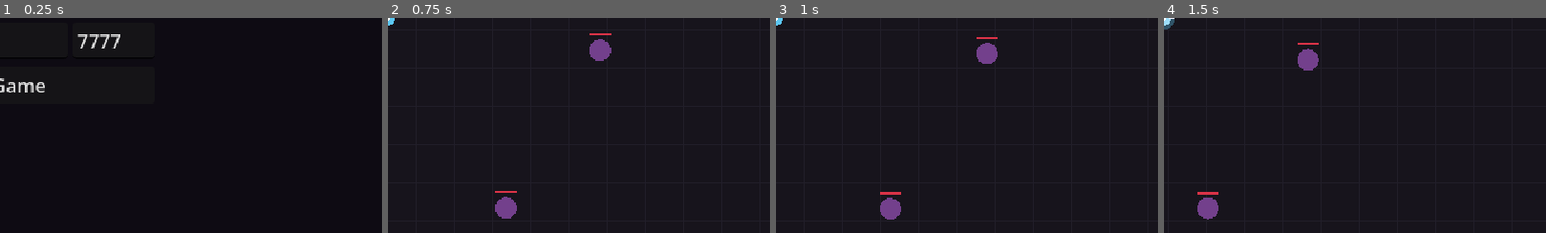
Above: before the commit, frames 1-4 (left to right).
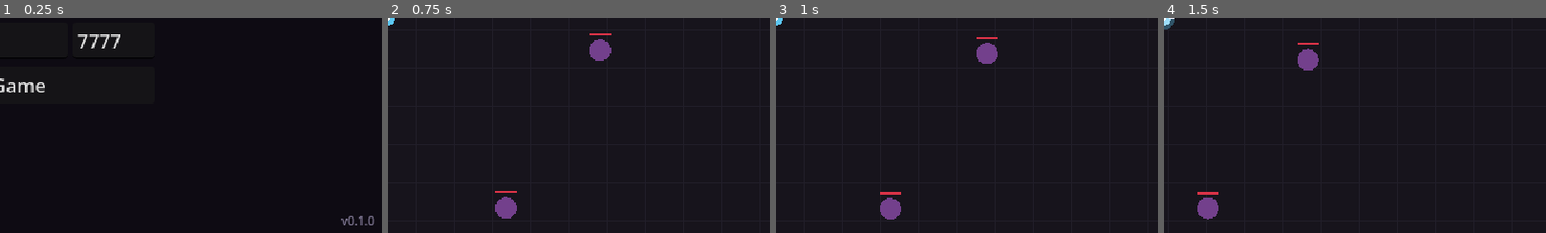
Above: after the commit, the same moments.

Repository: Tristan2828/GameTest
Game: Godot game, scene res://src/main/main.tscn
The game is run twice, just before and just after one commit, with the same random seed, the same clock (stepped at 60 frames per second) and the same inputs.
Inputs (mouse positions are % of the whole screen's width and height, from its top left):
- Up to frame 1 (0.25 s): no input
- Up to frame 2 (0.75 s): click "Play Solo" at 0.5 s
- Up to frame 3 (1 s): no input
- Up to frame 4 (1.5 s): tap Enter at 1.25 s; move the mouse to (72, 45) at 1.27 s; hold D (move_right) from 1.28 s (still down); tap Space (dash) at 1.35 s; click (72, 45) at 1.42 s
The pictures show only the part of the screen within x 50-100%, y 50-100%; the shares and areas given below are measured in that part.

The runs differ from the first frame. In frame 1, 0.2% of the frame differs, in the area x 89-98%, y 92-97%; in frame 2, nothing differs; in frame 3, nothing differs; in frame 4, nothing differs.

Commit message:
Add Windows export: preset, build script, version in menu
- export_presets.cfg (now tracked): one exe with the game data embedded; GUT, tests and tools excluded
- tools/build.ps1 builds builds/windows/GameTest.exe plus a zip to send to friends
- config/version 0.1.0, shown in the main menu so testers can confirm they have the same build

Co-Authored-By: Claude Opus 5.5 <noreply@anthropic.com>

Diff:
--- a/project.godot
+++ b/project.godot
@@ -11,6 +11,7 @@
 [application]
 
 config/name="GameTest"
+config/version="0.1.0"
 run/main_scene="res://src/main/main.tscn"
 config/features=PackedStringArray("4.7", "Forward Plus")
 config/icon="res://icon.svg"
--- a/src/ui/main_menu.gd
+++ b/src/ui/main_menu.gd
@@ -12,10 +12,12 @@
 @onready var _address_edit: LineEdit = %AddressEdit
 @onready var _port_edit: LineEdit = %PortEdit
 @onready var _status_label: Label = %StatusLabel
+@onready var _version_label: Label = %VersionLabel
 
 
 func _ready() -> void:
 	_port_edit.text = str(Net.DEFAULT_PORT)
+	_version_label.text = "v%s" % ProjectSettings.get_setting("application/config/version", "dev")
 	_solo_button.pressed.connect(func() -> void: solo_requested.emit())
 	_host_button.pressed.connect(func() -> void: host_requested.emit(_port()))
 	_join_button.pressed.connect(_on_join_pressed)
--- a/src/ui/main_menu.tscn
+++ b/src/ui/main_menu.tscn
@@ -70,3 +70,20 @@
 theme_override_colors/font_color = Color(0.95, 0.75, 0.55, 1)
 horizontal_alignment = 1
 autowrap_mode = 3
+
+[node name="VersionLabel" type="Label" parent="."]
+unique_name_in_owner = true
+anchors_preset = 3
+anchor_left = 1.0
+anchor_top = 1.0
+anchor_right = 1.0
+anchor_bottom = 1.0
+offset_left = -120.0
+offset_top = -18.0
+offset_right = -6.0
+offset_bottom = -4.0
+grow_horizontal = 0
+grow_vertical = 0
+theme_override_colors/font_color = Color(0.5, 0.47, 0.58, 1)
+theme_override_font_sizes/font_size = 10
+horizontal_alignment = 2
Not shown, added: export_presets.cfg
Not shown, added: tests/unit/test_client_predictor.gd.uid
Not shown, added: tests/unit/test_player_motor.gd.uid
Not shown, added: tests/unit/test_projectiles_and_enemies.gd.uid
Not shown, added: tests/unit/test_shot_patterns.gd.uid
Not shown, changed: .gitignore
Not shown, changed: CLAUDE.md
Not shown, added: tools/build.ps1
